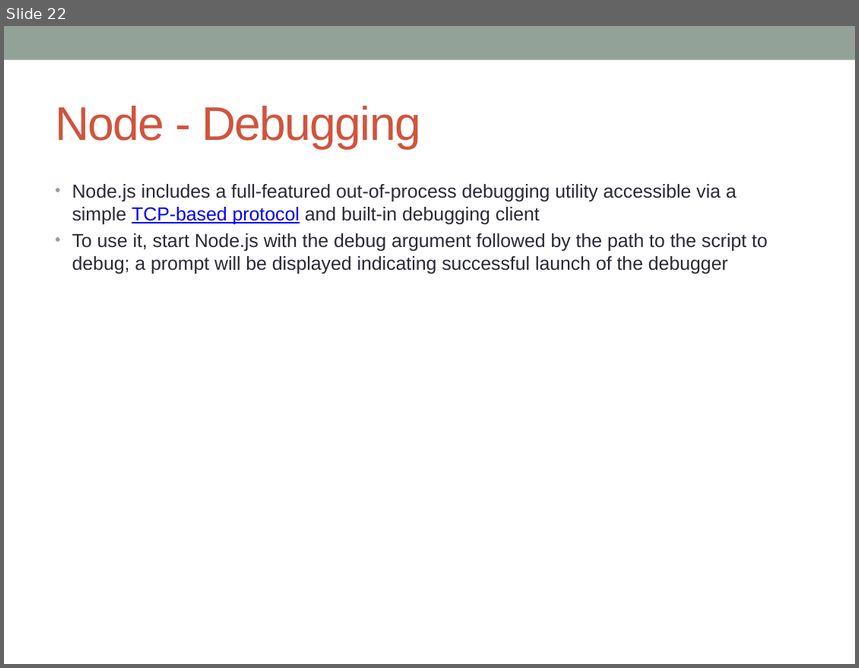
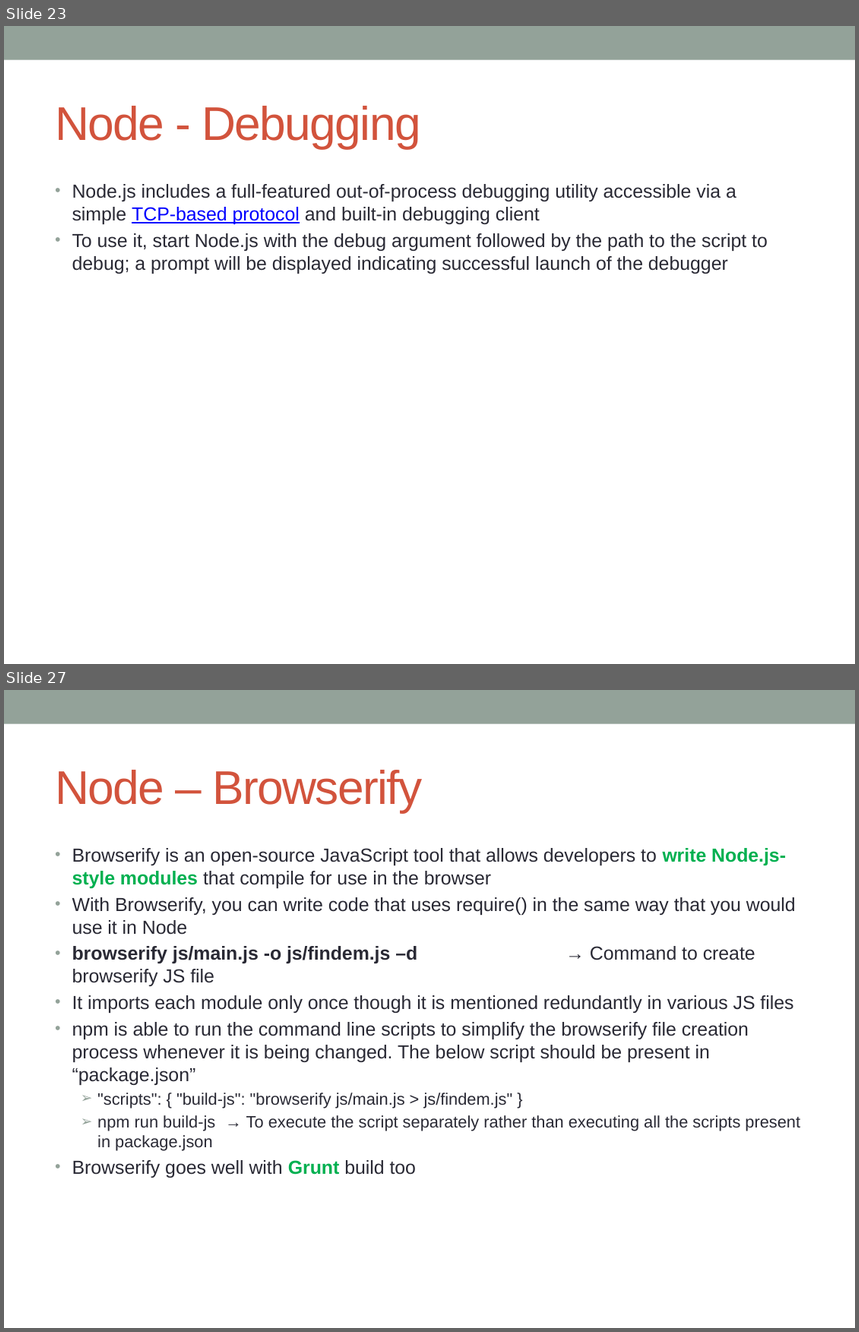
Before and after one commit to notionquest/ProjectDocumentation, a slide deck: NodeJS.pptx. Shown one above the other, each under a label of ours: slide 22 before the commit, slides 23 and 27 after it; the slides between them are not shown. The pictures are 859x668 and 859x1332 pixels, drawn with LibreOffice and Linux fonts; fonts in the diff are those of the drawing. Boxes give left, top, right and bottom in pixels: in the first picture for what was removed or moved away, otherwise in the second. Text is boxed around its words. In the diff, an @@ line names an element or a change of style, - is before the commit and + after.

Commit message:
NodeJS updated with grunt, gulp, ansibale and browserify

```diff
--- a/NodeJS.pptx
+++ b/NodeJS.pptx
@@ slide 27 added at [4, 690, 855, 1328], background #FFFFFF; not listed: 1 template element that a slide beside it also shows @@
@@ title added at [55, 770, 422, 813], 40 pt, text #D2533C @@
+Node – Browserify
@@ text added at [72, 848, 800, 1178], 16 pt, text #292934 @@
+• Browserify is an open-source JavaScript tool that allows developers to write Node.js-style modules that compile for use in the browser
+• With Browserify, you can write code that uses require() in the same way that you would use it in Node
+• browserify js/main.js -o js/findem.js –d → Command to create browserify JS file
+• It imports each module only once though it is mentioned redundantly in various JS files
+• npm is able to run the command line scripts to simplify the browserify file creation process whenever it is being changed. The below script should be present in “package.json”
+  ➢ "scripts": { "build-js": "browserify js/main.js > js/findem.js" }
+  ➢ npm run build-js → To execute the script separately rather than executing all the scripts present in package.json
+• Browserify goes well with Grunt build too
@@ what was slide 22 is now slide 23 @@
```
Also in this commit, not shown: 12 slides changed, 7 other slides added.
